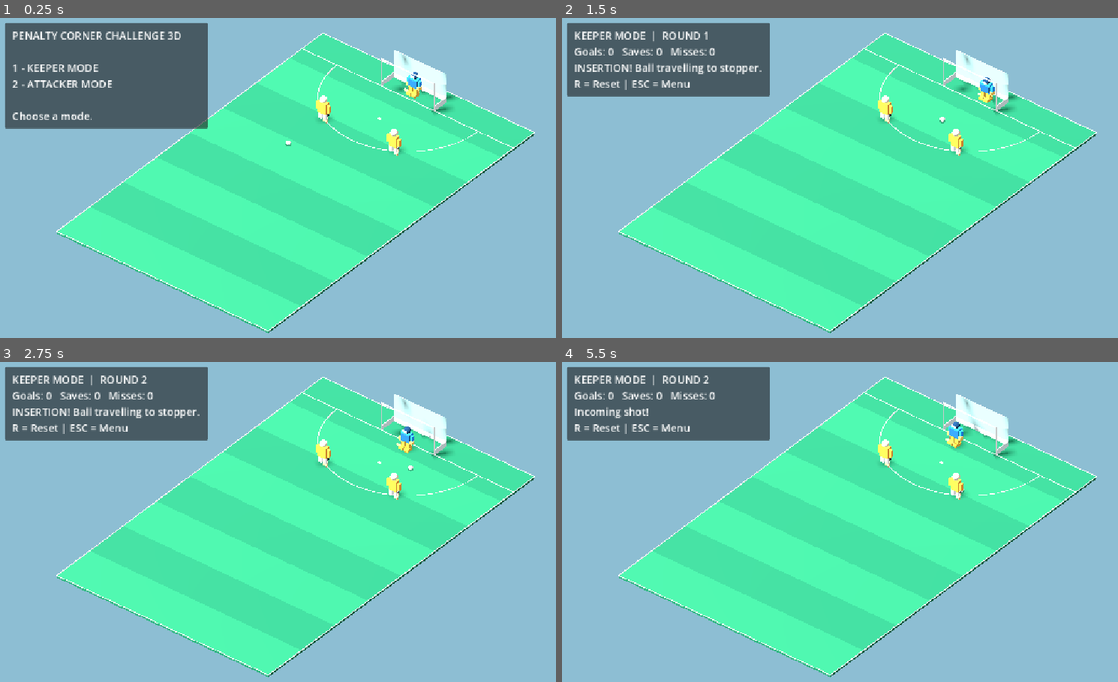
Above: before the commit, frames 1-4 (two rows, left to right).
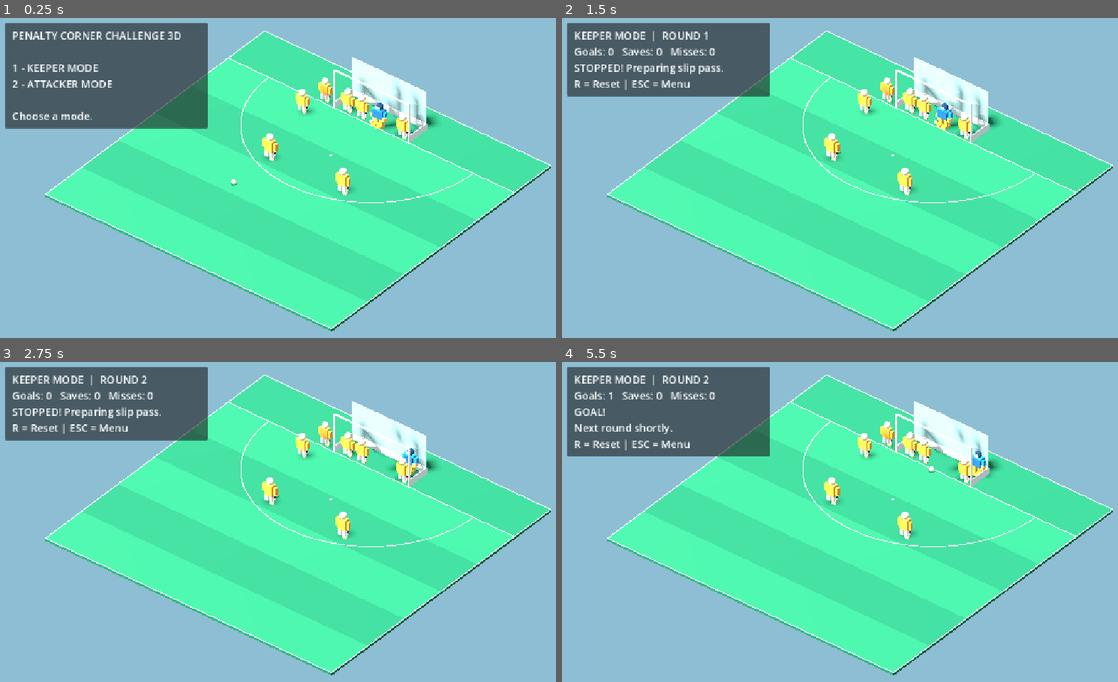
Above: after the commit, the same moments.

Repository: affarf/penalty-corner-challenge-3d
Game: Godot game, scene res://scenes/main_3d.tscn
Two runs of this game, one before a commit and one after it. Both use one fixed random seed, a clock stepped at 60 frames per second and the inputs below.
Inputs:
- Up to frame 1 (0.25 s): no input
- Up to frame 2 (1.5 s): tap Enter at 0.5 s; hold D (move_right) 0.53-1.28 s; tap 1 at 0.6 s; tap Space at 0.77 s; hold S (move_down) from 1.28 s (still down); tap 2 at 1.35 s
- Up to frame 3 (2.75 s): tap Space at 1.52 s; release S (move_down) at 2.03 s; hold D (move_right) from 2.03 s (still down); tap R at 2.1 s
- Up to frame 4 (5.5 s): release D (move_right) at 2.78 s; hold W (move_up) 2.78-3.53 s; tap E at 2.85 s; tap Space at 3.02, 3.77, 4.52 s; hold A (move_left) 3.53-5.03 s; tap 3 at 3.6 s; tap J at 4.35 s; hold S (move_down) from 5.03 s (still down); tap 1 at 5.1 s

The runs differ from the first frame. In frame 1, 23% of the frame differs, in the area x 8-100%, y 3-99%; in frame 2, 24%; in frame 3, 23%; in frame 4, 25%, in the area x 0-100%, y 3-99%.

Commit message:
resizing the pitch and adjusting player position

Diff:
--- a/scenes/main_3d.tscn
+++ b/scenes/main_3d.tscn
@@ -12,9 +12,10 @@
 script = ExtResource("1_pt58c")
 
 [node name="Goal3D" parent="." unique_id=915879760 instance=ExtResource("2_ndnd3")]
-transform = Transform3D(1, 0, 0, 0, 1, 0, 0, 0, 1, 0, 0, -16)
+transform = Transform3D(1.35, 0, 0, 0, 1.35, 0, 0, 0, 1.35, 0, 0, -18)
 
 [node name="Pitch3D" parent="." unique_id=2026071934 instance=ExtResource("3_kefov")]
+transform = Transform3D(1.12, 0, 0, 0, 1.12, 0, 0, 0, 1.12, 0, 0, 0)
 
 [node name="Attacker1" parent="." unique_id=359548197 instance=ExtResource("4_le0cj")]
 transform = Transform3D(1.1, 0, 0, 0, 1.1, 0, 0, 0, 1.1, -4, 0, -9)
@@ -23,26 +24,28 @@
 transform = Transform3D(1.1, 0, 0, 0, 1.1, 0, 0, 0, 1.1, 4, 0, -9)
 
 [node name="Goalkeeper3D" parent="." unique_id=2044590347 instance=ExtResource("5_78blk")]
-transform = Transform3D(1.1, 0, 0, 0, 1.1, 0, 0, 0, 1.1, 0, 0, -17)
-movement_speed = null
-movement_acceleration = null
-movement_deceleration = null
-min_x = null
-max_x = null
-min_z = null
-max_z = null
+transform = Transform3D(1.1, 0, 0, 0, 1.1, 0, 0, 0, 1.1, 1.5, 0, -18)
+min_z = -20.0
+max_z = -10.0
 dive_distance = 1.5
-dive_duration = null
-quick_save_duration = null
-recovery_duration = null
-ready_z = null
-defending_z = null
-step_out_speed = null
-shirt_color = null
-is_goalkeeper = null
 
 [node name="Ball3D" parent="." unique_id=1700041622 instance=ExtResource("6_78blk")]
 transform = Transform3D(1, 0, 0, 0, 1, 0, 0, 0, 1, -4, 0, -4)
 
 [node name="PracticeManager" type="Node3D" parent="." unique_id=51378534]
 script = ExtResource("7_a6i3j")
+
+[node name="Injector" parent="." unique_id=67532909 instance=ExtResource("4_le0cj")]
+transform = Transform3D(1, 0, 0, 0, 1, 0, 0, 0, 1, -6, 0, -16)
+
+[node name="Defender1" parent="." unique_id=1709637231 instance=ExtResource("4_le0cj")]
+transform = Transform3D(1, 0, 0, 0, 1, 0, 0, 0, 1, -1.5, 0, -18.5)
+
+[node name="Defender2" parent="." unique_id=2130042826 instance=ExtResource("4_le0cj")]
+transform = Transform3D(1, 0, 0, 0, 1, 0, 0, 0, 1, 3, 0, -18.5)
+
+[node name="Defender3" parent="." unique_id=660391153 instance=ExtResource("4_le0cj")]
+transform = Transform3D(1, 0, 0, 0, 1, 0, 0, 0, 1, -3, 0, -18.5)
+
+[node name="Defender4" parent="." unique_id=810027603 instance=ExtResource("4_le0cj")]
+transform = Transform3D(1, 0, 0, 0, 1, 0, 0, 0, 1, -5.5, 0, -18.5)
--- a/scripts/game/practice_manager.gd
+++ b/scripts/game/practice_manager.gd
@@ -37,7 +37,7 @@
 @export var goal_depth: float = 1.8
 
 @export_group("Insertion")
-@export var injection_x: float = 9.0
+@export var injection_x: float = -6.0
 @export var injection_z: float = -16.0
 @export var injection_speed: float = 11.0
 
--- a/scripts/main_3d.gd
+++ b/scripts/main_3d.gd
@@ -10,10 +10,12 @@
 	camera.name = "GameCamera"
 	add_child(camera)
 
-	camera.position = Vector3(27, 32, 34)
+	var focus := Vector3(0, 0, -7.5)
+
+	camera.position = focus + Vector3(27, 32, 34)
 	camera.projection = Camera3D.PROJECTION_ORTHOGONAL
-	camera.size = 30.0
-	camera.look_at(Vector3.ZERO, Vector3.UP)
+	camera.size = 29
+	camera.look_at(focus, Vector3.UP)
 	camera.current = true
 
 	var sun := DirectionalLight3D.new()
--- a/scripts/players/goalkeeper_3d.gd
+++ b/scripts/players/goalkeeper_3d.gd
@@ -29,8 +29,8 @@
 @export var quick_save_duration: float = 0.30
 @export var recovery_duration: float = 0.55
 
-@export var ready_z: float = -17.0
-@export var defending_z: float = -15.0
+@export var ready_z: float = -18.5
+@export var defending_z: float = -1.0
 @export var step_out_speed: float = 5.0
 
 var stepping_out: bool = false
@@ -77,15 +77,24 @@
 			step_out_speed * delta
 		)
 
-		if absf(position.z - defending_z) < 0.02:
+		if is_equal_approx(position.z, defending_z):
 			position.z = defending_z
 			stepping_out = false
 
-		update_save_visuals(delta)
-		return
-
-	update_save_state(delta)
-	update_save_visuals(delta)
+		# Only keep the automatic movement lock for AI.
+		# Human players can regain control immediately.
+		if not player_controlled:
+			update_save_state(delta)
+			update_save_visuals(delta)
+			return
+
+		if Input.get_vector(
+			"move_left",
+			"move_right",
+			"move_up",
+			"move_down"
+		).length() > 0.1:
+			stepping_out = false
 
 	if not player_controlled:
 		move_velocity = Vector3.ZERO
@@ -360,7 +369,7 @@
 	action_timer = 0.0
 	move_velocity = Vector3.ZERO
 
-	position = Vector3(0, 0, ready_z)
+	position = Vector3(0.5, 0, ready_z)
 	last_move_direction = Vector3.RIGHT
 
 	stepping_out = false
--- a/scripts/world/pitch_3d.gd
+++ b/scripts/world/pitch_3d.gd
@@ -1,9 +1,19 @@
 
 extends Node3D
 
-const FIELD_WIDTH := 24.0
-const FIELD_LENGTH := 38.0
-const GOAL_Z := -16.0
+@export_group("Arena")
+@export var field_width: float = 28.0
+@export var field_length: float = 27.0
+@export var field_center_z: float = -7.0
+
+@export_group("Markings")
+@export var goal_z: float = -16.0
+@export var circle_radius: float = 10
+@export var penalty_spot_z: float = -11
+
+var turf_color := Color("#23815A")
+var stripe_color := Color("#1D7553")
+var line_color := Color.WHITE
 
 
 func _ready() -> void:
@@ -35,117 +45,112 @@
 	return instance
 
 
-func add_sphere(
-	parent: Node3D,
-	pos: Vector3,
-	radius: float,
-	color: Color
-) -> MeshInstance3D:
-	var instance := MeshInstance3D.new()
-	var mesh := SphereMesh.new()
+func add_line(start: Vector3, end: Vector3) -> void:
+	var difference := end - start
+	var length := difference.length()
 
-	mesh.radius = radius
-	mesh.height = radius * 2.0
-
-	instance.mesh = mesh
-	instance.position = pos
-	instance.material_override = make_material(color)
-
-	parent.add_child(instance)
-	return instance
-
-
-func add_field_line(start: Vector3, end: Vector3) -> void:
-	var difference := end - start
-	var middle := (start + end) / 2.0
+	if length < 0.001:
+		return
 
 	var line := add_box(
 		self,
-		middle,
-		Vector3(0.09, 0.025, difference.length()),
-		Color.WHITE
+		(start + end) * 0.5,
+		Vector3(0.085, 0.025, length),
+		line_color
 	)
 
-	line.rotation.y = atan2(difference.x, difference.z)
+	line.rotation.y = atan2(
+		difference.x,
+		difference.z
+	)
 
 
 func build_pitch() -> void:
-	# Main pitch
+	var min_z := field_center_z - field_length * 0.5
+	var max_z := field_center_z + field_length * 0.5
+	var half_width := field_width * 0.5
+
+	# Turf foundation
 	add_box(
 		self,
-		Vector3(0, -0.13, 0),
-		Vector3(FIELD_WIDTH, 0.2, FIELD_LENGTH),
+		Vector3(0, -0.13, field_center_z),
+		Vector3(field_width, 0.2, field_length),
 		Color("#186A4B")
 	)
 
-	# Turf stripes
-	for i in range(8):
-		var z := -16.625 + float(i) * 4.75
-		var stripe_color := Color("#23815A")
+	# Alternating turf stripes
+	var stripe_count := 6
+	var stripe_length := field_length / float(stripe_count)
 
+	for i in range(stripe_count):
+		var z := (
+			min_z
+			+ stripe_length * (float(i) + 0.5)
+		)
+
+		var color := turf_color
 		if i % 2 == 0:
-			stripe_color = Color("#1D7553")
+			color = stripe_color
 
 		add_box(
 			self,
 			Vector3(0, -0.018, z),
-			Vector3(FIELD_WIDTH, 0.02, 4.75),
-			stripe_color
+			Vector3(field_width, 0.02, stripe_length),
+			color
 		)
 
-	# Field boundaries
-	add_field_line(
-		Vector3(-12, 0.01, -19),
-		Vector3(12, 0.01, -19)
+	# Outer boundary
+	add_line(
+		Vector3(-half_width, 0.035, min_z),
+		Vector3(half_width, 0.035, min_z)
 	)
 
-	add_field_line(
-		Vector3(-12, 0.01, 19),
-		Vector3(12, 0.01, 19)
+	add_line(
+		Vector3(-half_width, 0.035, max_z),
+		Vector3(half_width, 0.035, max_z)
 	)
 
-	add_field_line(
-		Vector3(-12, 0.01, -19),
-		Vector3(-12, 0.01, 19)
+	add_line(
+		Vector3(-half_width, 0.035, min_z),
+		Vector3(-half_width, 0.035, max_z)
 	)
 
-	add_field_line(
-		Vector3(12, 0.01, -19),
-		Vector3(12, 0.01, 19)
+	add_line(
+		Vector3(half_width, 0.035, min_z),
+		Vector3(half_width, 0.035, max_z)
 	)
 
-	# Goal backline
-	add_field_line(
-		Vector3(-12, 0.025, GOAL_Z),
-		Vector3(12, 0.025, GOAL_Z)
+	# Goal/backline
+	add_line(
+		Vector3(-half_width, 0.05, goal_z),
+		Vector3(half_width, 0.05, goal_z)
 	)
 
-	# Shooting circle
-	var radius := 8.0
-	var segments := 48
+	# Simplified D for the prototype
+	var segments := 64
 
 	for i in range(segments):
-		var a: float = PI * float(i) / segments
-		var b: float = PI * float(i + 1) / segments
+		var a := PI * float(i) / float(segments)
+		var b := PI * float(i + 1) / float(segments)
 
 		var start := Vector3(
-			cos(a) * radius,
-			0.04,
-			GOAL_Z + sin(a) * radius
+			cos(a) * circle_radius,
+			0.055,
+			goal_z + sin(a) * circle_radius
 		)
 
 		var end := Vector3(
-			cos(b) * radius,
-			0.04,
-			GOAL_Z + sin(b) * radius
+			cos(b) * circle_radius,
+			0.055,
+			goal_z + sin(b) * circle_radius
 		)
 
-		add_field_line(start, end)
+		add_line(start, end)
 
-	# Penalty spot
-	add_sphere(
+	# Penalty spot marker
+	add_box(
 		self,
-		Vector3(0, 0.05, -12),
-		0.14,
-		Color.WHITE
+		Vector3(0, 0.055, penalty_spot_z),
+		Vector3(0.18, 0.025, 0.18),
+		line_color
 	)
